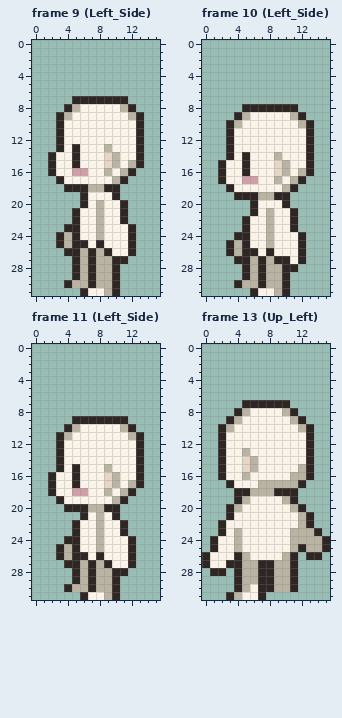
Two states of a pixel-art file, Assets/Art/ErisEsra's Character Templates/MainPlayer/16x32 Idle.aseprite. This is how it looked before the edit.
16x32 pixels, 32 frames. Shown: frame 9 (Left_Side), frame 10 (Left_Side), frame 11 (Left_Side), frame 13 (Up_Left). The commit also changed other frames, which this record leaves out.
The same view after the edit:
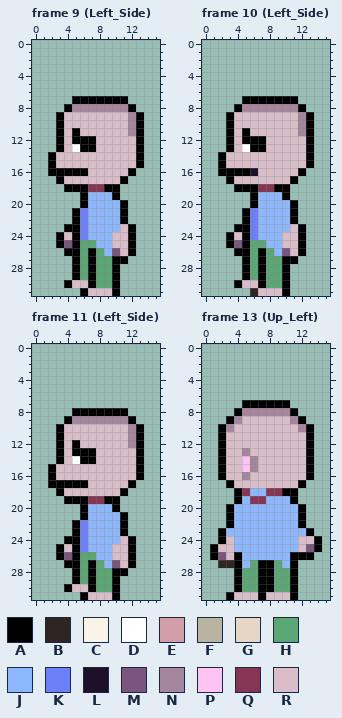
Palette (. is transparent): A #000000  B #2f2522  C #faf3e8  D #ffffff  E #d19da7  F #b9b3a1  G #e7d5c6  H #5ba675  J #8db7ff  K #6d80fa  L #1f102a  M #7b5480  N #a6859f  P #ffc3f2  Q #873555  R #d9bdc8
From old to new:
Changed rows in their new state; - is an unchanged pixel.
Frame 9 (Left_Side):
first column x 2:
 7 ---AAAAAAA--
 8 --ANNNNNNNA-
 9 -ARRRRRRRRNA
10 -ARRRRRRRRNA
11 -ARARRRRRRNA
12 -ARAAARRRRRA
13 -ARDAARRRRRA
14 ARRRRRRRRRRA
15 ARRRRRRRRRRA
16 AAAAARRRRRA-
17 -ARRRRRRRA--
18 --AAAQQAA---
19 ----AJJJA---
20 ----AJJJJA--
21 ---AKJJJJA--
22 ---AKJJJJA--
23 --AAKJJJJRA-
24 -ARAKJJJRRA-
25 -AMAHHJJRRA-
26 --AAHAHJMRA-
27 ---AHAHHAA--
28 ---AHAHHA---
29 ---AHAHHA---
30 --ARRAHHA---
31 ----ARRRA---
Frame 10 (Left_Side):
first column x 2:
 7 ---AAAAAAA--
 8 --ANNNNNNNA-
 9 -ARRRRRRRRNA
10 -ARRRRRRRRNA
11 -ARARRRRRRNA
12 -ARAAARRRRRA
13 -ARDAARRRRRA
14 ARRRRRRRRRRA
15 ARRRRRRRRRRA
16 AAAALRRRRRA.
17 .ARRRRRRRA.-
18 -.AAAQQAA.--
19 --..AJJJA---
20 ----AJJJJA--
21 ---AKJJJJA--
22 ---AKJJJJA--
23 --AAKJJJJRA-
24 -ARAKJJJRRA-
25 -AMAHHJJRRA-
26 -.AAHAHJMRA-
27 --.AHAHHAA.-
28 ---AHAHHA.--
29 ---AHAHHA---
30 --ARRAHHA---
31 -----RRRA---
Frame 11 (Left_Side):
first column x 2:
 8 ---AAAAAAA--
 9 --ANNNNNNNA-
10 -ARRRRRRRRNA
11 -ARRRRRRRRNA
12 -ARARRRRRRNA
13 -ARAAARRRRRA
14 -ARDAARRRRRA
15 ARRRRRRRRRRA
16 ARRRRRRRRRRA
17 AAAAARRRRRA.
18 .ARRRRRRRA.-
19 -.AAAQQAA.--
20 --..AJJJA---
21 ----AJJJJA--
22 ---AKJJJJA--
23 ---AKJJJJA--
24 --AAKJJJJRA-
25 -ARAKJJJRRA-
26 -AMAHHJJRRA-
27 --AAHAHJMRA-
28 ---AHAHHAA--
29 ---AHAHHA---
30 --ARRAHHA---
31 ----ARRRA---
Frame 13 (Up_Left):
first column x 0:
 7 -----AAAAAA-----
 8 ----ANNNNNNA----
 9 ---ANRRRRRRNA---
10 --ANRRRRRRRRNA--
11 --ARRRRRRRRRRA--
12 --ARRRRRRRRRRA--
13 --ARRNRRRRRRRA--
14 --ARRPNRRRRRRA--
15 --ARRPNRRRRRRA--
16 --ARRNRRRRRRRA--
17 ---ARRRRRRRRA---
18 ----AQJJQQAA----
19 ----AJQQJJJA----
20 ---AJJJJJJJJA---
21 ---AJJJJJJJJA.--
22 --.AJJJJJJJJA.--
23 --AJJJJJJJJJJA.-
24 -.ARJJJJJJJJRRA.
25 -ARRJJJJJJJJRMA.
26 .AMRAJJJJJJAAA.-
27 ..B-AJHAAHJA----
28 -..-AHHAAHHA----
29 ----AHHAAHHA----
30 ----AHHAAHHA----
31 ---ARRRARRRA----
Where, in picture pixels (left, top, right, bottom), the same in both pictures:
changed: (48, 96, 144, 296)
changed: (218, 96, 314, 296)
changed: (48, 408, 144, 600)
changed: (202, 400, 330, 600)
